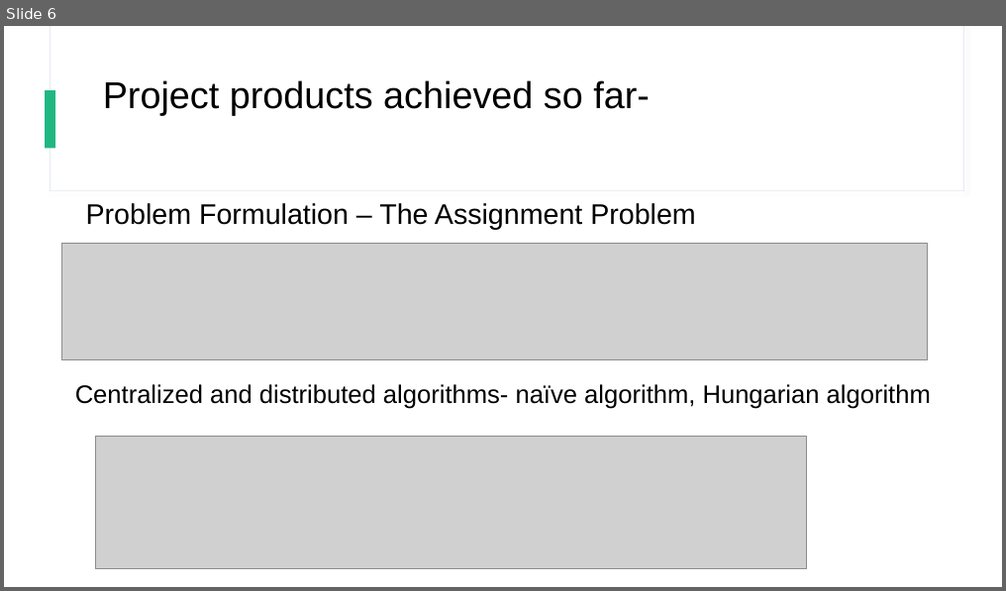
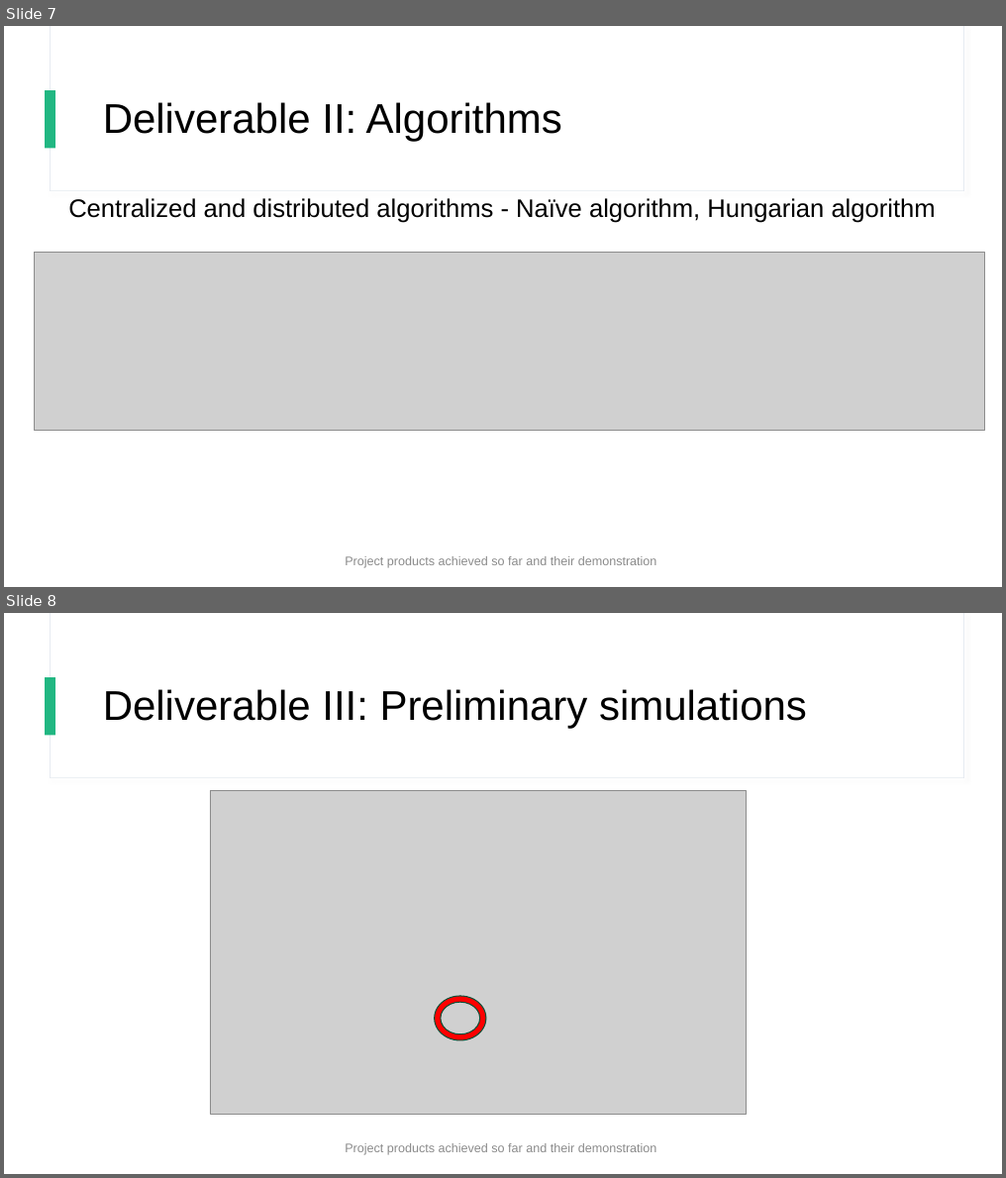
Before and after one commit to Yoni-Yaffe/DistribuPrivacyCore, a slide deck: מצגת אמצע.pptx. Shown one above the other, each under a label of ours: slide 6 before the commit, slides 7 and 8 after it. The pictures are 1006x591 and 1006x1178 pixels, drawn with LibreOffice and Linux fonts; fonts in the diff are those of the drawing; grey boxes stand for pictures. Boxes give left, top, right and bottom in pixels: in the first picture for what was removed or moved away, otherwise in the second. Text is boxed around its words. In the diff, an @@ line names an element or a change of style, - is before the commit and + after.

```diff
--- a/מצגת אמצע.pptx
+++ b/מצגת אמצע.pptx
@@ slide 8 added at (x1=4, y1=613, x2=1002, y2=1174), background #FFFFFF; not listed: 3 template elements that a slide beside it also shows @@
@@ text added at (x1=103, y1=689, x2=807, y2=729), 40 pt, text #000000 @@
+Deliverable III: Preliminary simulations
@@ picture added at (x1=210, y1=790, x2=746, y2=1114) @@
@@ donut added at (x1=435, y1=996, x2=486, y2=1042), fill #FF0000, outline #0E5039 1 pt @@
@@ text added at (x1=345, y1=1144, x2=657, y2=1156), 12 pt, text #8C8C8C @@
+Project products achieved so far and their demonstration
@@ what was slide 6 is now slide 7 @@
@@ slide 7 changed as well @@
@@ text at (x1=103, y1=102, x2=562, y2=142): text changed; size 36 to 40 pt @@
-Project products achieved so far-
+Deliverable II: Algorithms
@@ text at (x1=68, y1=198, x2=936, y2=223): text changed @@
-Centralized and distributed algorithms- naïve algorithm, Hungarian algorithm
+Centralized and distributed algorithms - Naïve algorithm, Hungarian algorithm
@@ text removed at (x1=86, y1=203, x2=696, y2=229) @@
-Problem Formulation – The Assignment Problem
@@ picture resized from (x1=95, y1=436, x2=807, y2=570) to (x1=34, y1=252, x2=985, y2=430) @@
@@ picture removed at (x1=61, y1=243, x2=928, y2=361) @@
@@ text added at (x1=345, y1=557, x2=657, y2=569), 12 pt, text #8C8C8C @@
+Project products achieved so far and their demonstration
```
Also in this commit, not shown: 7 other slides changed, 1 slide removed.
